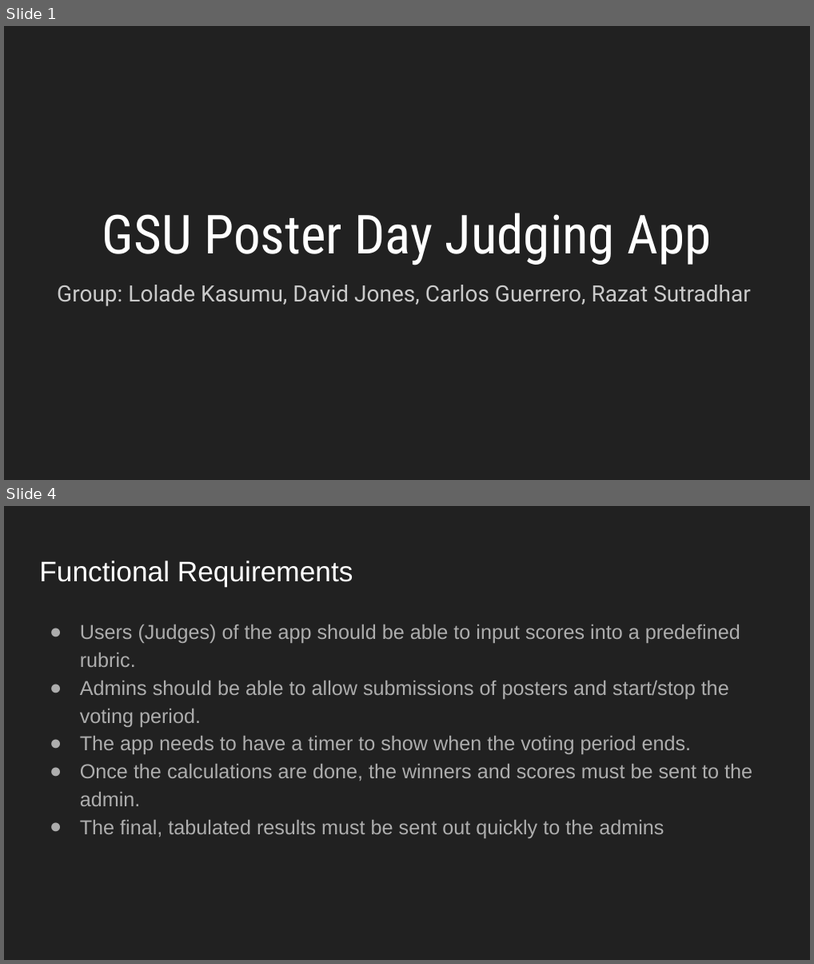
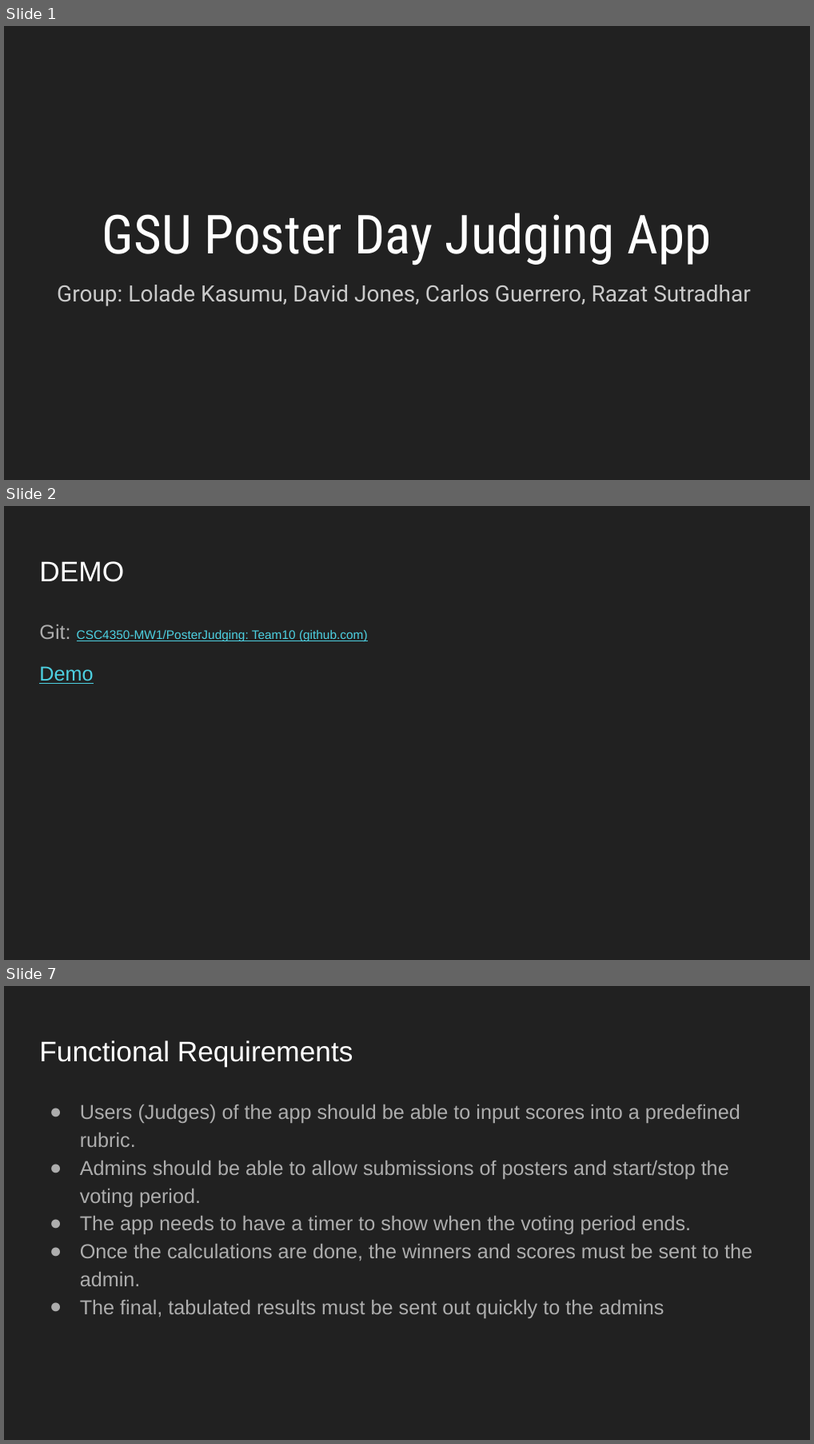
Before and after one commit to CSC4350-MW1/PosterJudging, a slide deck: Presentations/Final Presentation.pptx. Shown one above the other, each under a label of ours: slides 1 and 4 before the commit, slides 1, 2 and 7 after it; the slides between them are not shown. The pictures are 814x964 and 814x1444 pixels, drawn with LibreOffice and Linux fonts; fonts in the diff are those of the drawing. Boxes give left, top, right and bottom in pixels: in the first picture for what was removed or moved away, otherwise in the second. Text is boxed around its words. In the diff, an @@ line names an element or a change of style, - is before the commit and + after.

```diff
--- a/Presentations/Final Presentation.pptx
+++ b/Presentations/Final Presentation.pptx
@@ slide 2 added at [4,506,810,960], background #212121 @@
@@ title added at [39,561,124,582], 25.2 pt, text #FFFFFF @@
+DEMO
@@ text added at [39,624,368,684], 11 pt, text #4DD0E1, underline @@
+Git: CSC4350-MW1/PosterJudging: Team10 (github.com)
+Demo
@@ what was slide 4 is now slide 7 @@
```
Also in this commit, not shown: 1 slide changed, 4 other slides added, 2 slides removed.
